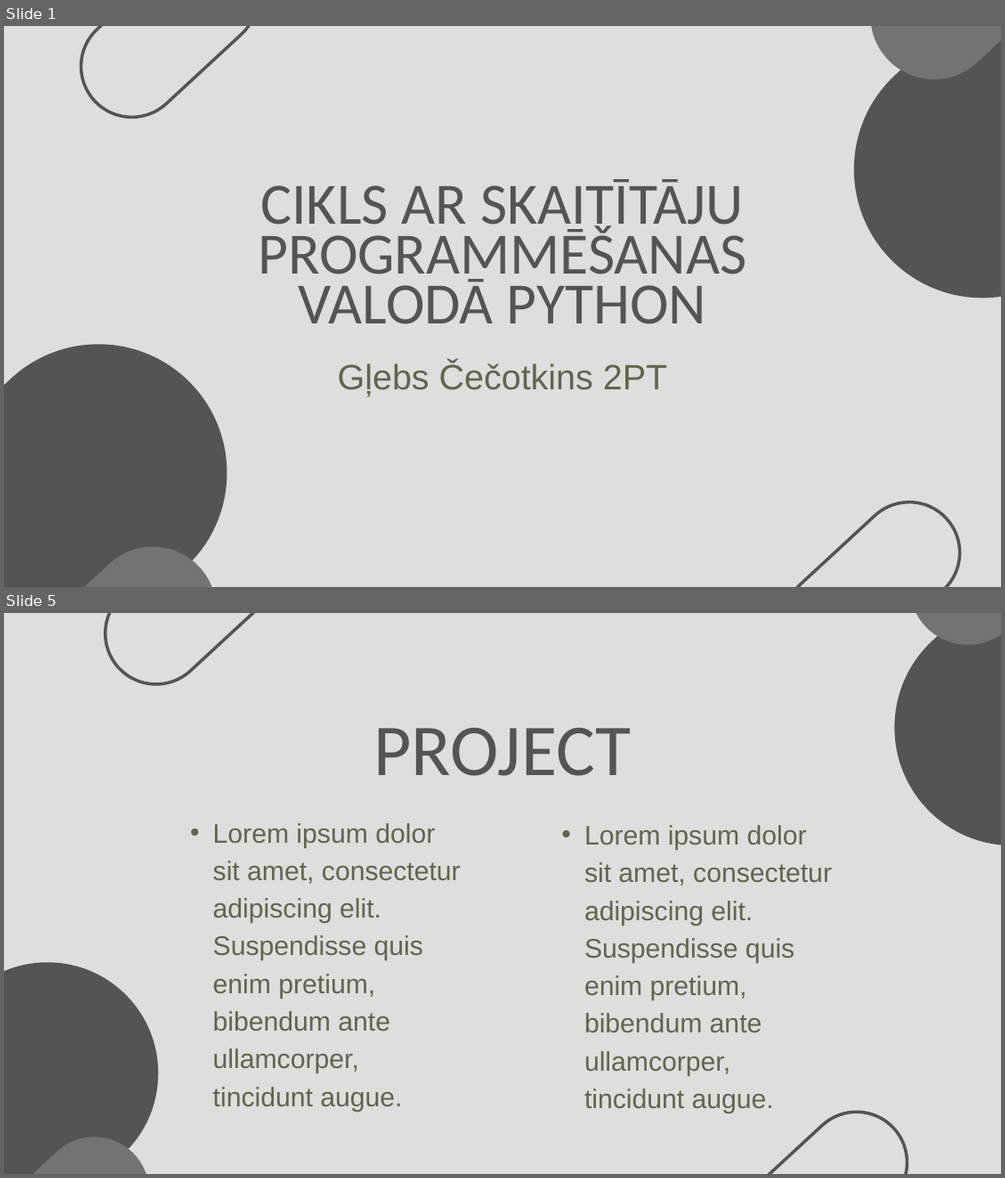
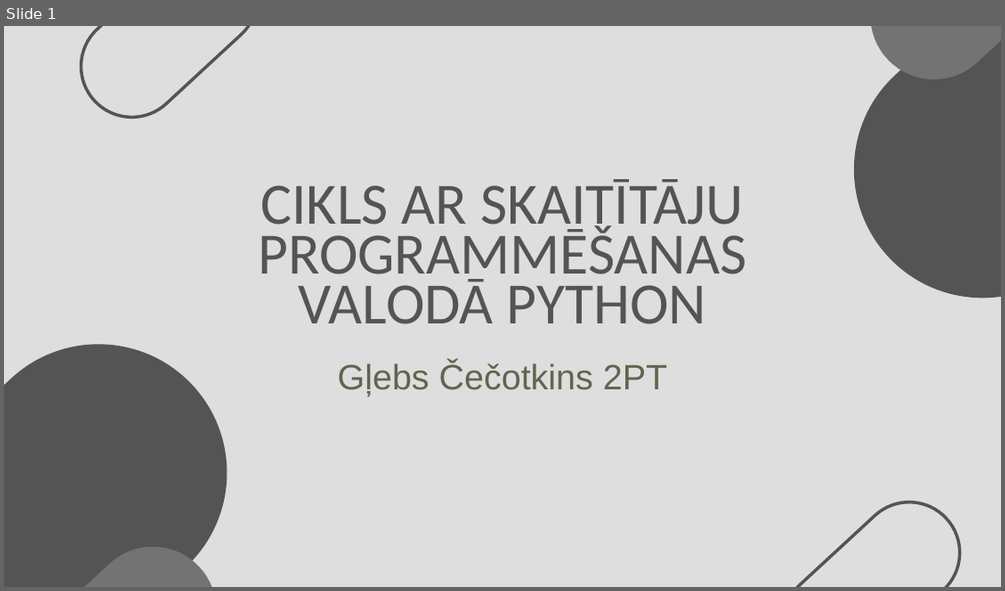
Before and after one commit to 123gleb123/Cecotkins_Eksamens2, a slide deck: Cikls ar skaitītāju programmēšanas valodā Python.pptx. Shown one above the other, each under a label of ours: slides 1 and 5 before the commit, slide 1 after it; the slides between them are not shown. The pictures are 1005x1178 and 1005x591 pixels, drawn with LibreOffice and Linux fonts; fonts in the diff are those of the drawing. Boxes give left, top, right and bottom in pixels: in the first picture for what was removed or moved away, otherwise in the second. Text is boxed around its words. In the diff, an @@ line names an element or a change of style, - is before the commit and + after.

```diff
--- a/Cikls ar skaitītāju programmēšanas valodā Python.pptx
+++ b/Cikls ar skaitītāju programmēšanas valodā Python.pptx
@@ slide 5 removed at bbox=[4, 613, 1001, 1174], background #DEDEDE @@
@@ freeform shape removed at bbox=[84, 613, 302, 706] @@
@@ freeform shape removed at bbox=[846, 613, 1001, 894] @@
@@ freeform shape removed at bbox=[885, 613, 1001, 669] @@
@@ text removed at bbox=[374, 728, 631, 776] @@
-PROJECT
@@ text removed at bbox=[213, 823, 461, 1111] @@
-  • Lorem ipsum dolor sit amet, consectetur adipiscing elit. Suspendisse quis enim pretium, bibendum ante ullamcorper, tincidunt augue.
@@ text removed at bbox=[584, 825, 832, 1113] @@
-  • Lorem ipsum dolor sit amet, consectetur adipiscing elit. Suspendisse quis enim pretium, bibendum ante ullamcorper, tincidunt augue.
@@ freeform shape removed at bbox=[4, 916, 204, 1174] @@
@@ freeform shape removed at bbox=[711, 1091, 928, 1174] @@
@@ freeform shape removed at bbox=[4, 1114, 172, 1174] @@
```
Also in this commit, not shown: 16 slides added, 8 other slides removed, 1 other file.
